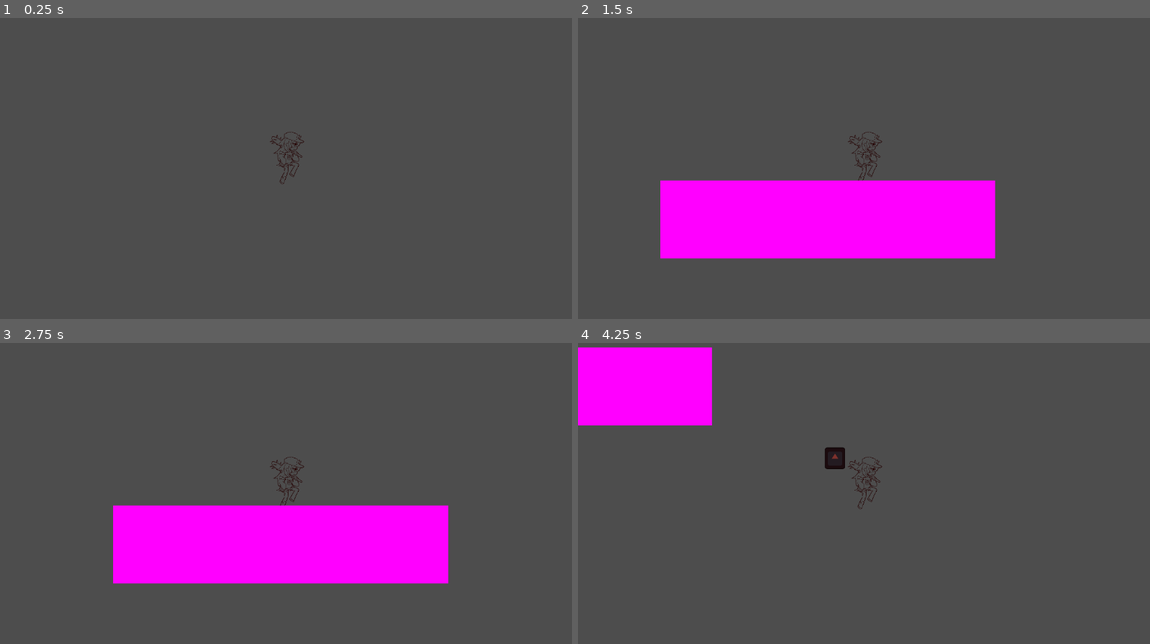
Above: before the commit, frames 1-4 (two rows, left to right).
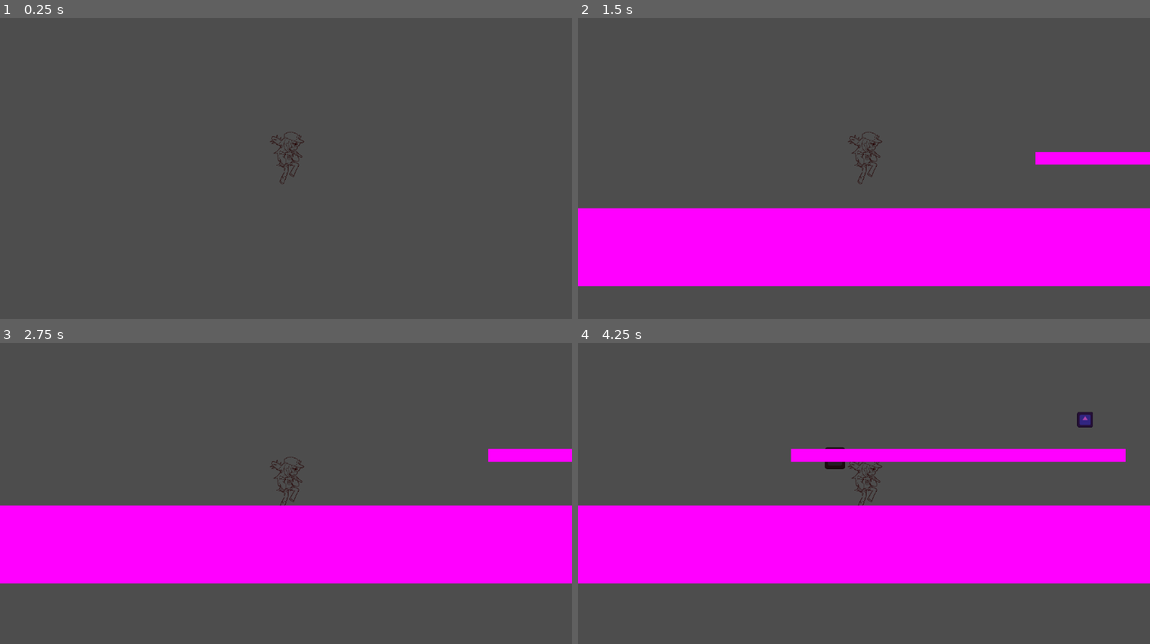
Above: after the commit, the same moments.

Repository: salamey19/washingshoujo
Game: Godot game, scene res://levels/test_level.tscn
Same seed, same stepped clock (60 frames per second), same inputs: the game is played once before the commit and once after it. The engine's default icon, where the game draws it, is replaced by a stand-in: a white triangle on a blue panel in a dark square.
Inputs (mouse positions are in pixels of both pictures, inside the frame that each line leads up to):
- Up to frame 1 (0.25 s): no input
- Up to frame 2 (1.5 s): tap Enter at 0.5 s; move the mouse to (989, 141) at 0.52 s; press the mouse at (989, 141) at 0.53 s; hold D (move_right) from 0.53 s (still down); tap Space (jump) at 0.77 s; move the mouse to (749, 174) at 1.27 s; release the mouse at (749, 174) at 1.28 s; tap F (ability1) at 1.35 s
- Up to frame 3 (2.75 s): tap Space (jump) at 1.52 s; click (171, 499) at 1.55 s; move the mouse to (343, 412) at 2.02 s; release D (move_right) at 2.03 s; hold A (move_left) from 2.03 s (still down); hold G (ability2) from 2.03 s (still down); click (343, 412) at 2.3 s
- Up to frame 4 (4.25 s): move the mouse to (835, 547) at 2.77 s; release A (move_left) at 2.78 s; release G (ability2) at 2.78 s; hold D (move_right) from 2.78 s (still down); click (835, 547) at 2.85 s; tap Space (jump) at 3.02, 3.77 s; move the mouse to (1035, 532) at 3.52 s; press the mouse at (1035, 532) at 3.53 s; tap Shift (dash) at 3.6 s

The runs differ from the first frame. In frame 2, 23% of the frame differs, in the area x 0-100%, y 44-90%; in frame 3, 12%; in frame 4, 35%, in the area x 0-100%, y 1-80%.

Commit message:
added in basic attack, enemy health, and hitboxes, and some stuff.

Diff:
--- a/components/enemies/enemy_test.tscn
+++ b/components/enemies/enemy_test.tscn
@@ -1,3 +1,23 @@
-[gd_scene format=3 uid="uid://u8k2tv6oynmo"]
+[gd_scene load_steps=5 format=3 uid="uid://u8k2tv6oynmo"]
+
+[ext_resource type="PackedScene" uid="uid://c3g3ql5wm0e6d" path="res://components/enemies/health_component.tscn" id="1_e308y"]
+[ext_resource type="PackedScene" uid="uid://b37ihixhmavi6" path="res://components/enemies/hitbox_component.tscn" id="2_pdyvj"]
+[ext_resource type="Texture2D" uid="uid://cvbjbibja0uc5" path="res://icon.svg" id="3_agcj8"]
+
+[sub_resource type="RectangleShape2D" id="RectangleShape2D_45gcl"]
 
 [node name="EnemyTest" type="Node2D"]
+
+[node name="HealthComponent" parent="." instance=ExtResource("1_e308y")]
+
+[node name="HitboxComponent" parent="." node_paths=PackedStringArray("health_component") groups=["Enemy"] instance=ExtResource("2_pdyvj")]
+health_component = NodePath("../HealthComponent")
+
+[node name="CollisionShape2D" type="CollisionShape2D" parent="HitboxComponent"]
+shape = SubResource("RectangleShape2D_45gcl")
+
+[node name="Sprite2D" type="Sprite2D" parent="."]
+modulate = Color(0.688022, 0.26524, 0.668316, 1)
+position = Vector2(4.76837e-07, -4.76837e-07)
+scale = Vector2(0.179688, 0.175781)
+texture = ExtResource("3_agcj8")
--- /dev/null
+++ b/components/enemies/health_component.gd
@@ -0,0 +1,20 @@
+extends Node2D
+class_name HealthComponent
+
+@export var MAX_HEALTH : int = 1
+var health : int
+
+# Called when the node enters the scene tree for the first time.
+func _ready() -> void:
+	health = MAX_HEALTH
+
+
+func damage(amount : int) -> void:
+	print("ouch")
+	health -= amount
+
+	if health <= 0:
+		die()
+
+func die() -> void:
+	get_parent().queue_free()
--- /dev/null
+++ b/components/enemies/health_component.tscn
@@ -0,0 +1,6 @@
+[gd_scene load_steps=2 format=3 uid="uid://c3g3ql5wm0e6d"]
+
+[ext_resource type="Script" path="res://components/enemies/health_component.gd" id="1_ktyk7"]
+
+[node name="HealthComponent" type="Node2D"]
+script = ExtResource("1_ktyk7")
--- /dev/null
+++ b/components/enemies/hitbox_component.gd
@@ -0,0 +1,8 @@
+extends Area2D
+
+@export var health_component : HealthComponent
+
+
+func damage(amount : int) -> void:
+	if health_component:
+		health_component.damage(amount)
--- /dev/null
+++ b/components/enemies/hitbox_component.tscn
@@ -0,0 +1,8 @@
+[gd_scene load_steps=2 format=3 uid="uid://b37ihixhmavi6"]
+
+[ext_resource type="Script" path="res://components/enemies/hitbox_component.gd" id="1_3s35w"]
+
+[node name="HitboxComponent" type="Area2D"]
+collision_layer = 2
+collision_mask = 2
+script = ExtResource("1_3s35w")
--- a/components/player/abilities.gd
+++ b/components/player/abilities.gd
@@ -53,7 +53,10 @@
 	if player.is_on_beat and !ability_used_this_beat:
 		if event.is_action_pressed("attack"):
 			#do basic attack bonk
+			if player.abilities_animation_player.is_playing():
+				player.abilities_animation_player.stop()
 			print("basic attack")
+			player.abilities_animation_player.play("basic_attack")
 			ability_used_this_beat = true
 		if player.current_charges > 0:
 			if event.is_action_pressed("ability1"):
@@ -73,13 +76,10 @@
 	pass
 
 
-# Called every frame. 'delta' is the elapsed time since the previous frame.
-func _process(delta: float) -> void:
-	pass
-
 
 #if trans deal more damage? maybe
-func _on_basic_attack_area_body_entered(body: Node2D) -> void:
-	if body.is_in_group("Enemy"):
-		if body.has_method("hurt"):
-			body.hurt(basic_attack_damage)
+
+func _on_basic_attack_area_area_entered(area: Area2D) -> void:
+	if area.is_in_group("Enemy"):
+		if area.has_method("damage"):
+			area.damage(basic_attack_damage)
--- a/components/player/player.gd
+++ b/components/player/player.gd
@@ -9,6 +9,7 @@
 var dashed_this_beat : bool = false
 
 @onready var animation_player: AnimationPlayer = $AnimationPlayer
+@onready var abilities_animation_player: AnimationPlayer = $AbilitiesAnimationPlayer
 
 # Get the gravity from the project settings to be synced with RigidBody nodes.
 var gravity: int = ProjectSettings.get_setting("physics/2d/default_gravity")
--- a/components/player/player.tscn
+++ b/components/player/player.tscn
@@ -1,5 +1,6 @@
-[gd_scene load_steps=10 format=3 uid="uid://bgoiy1vdujhr"]
+[gd_scene load_steps=11 format=3 uid="uid://bgoiy1vdujhr"]
 
+[ext_resource type="Texture2D" uid="uid://cvbjbibja0uc5" path="res://icon.svg" id="1_1hn02"]
 [ext_resource type="Script" path="res://components/player/player.gd" id="1_vyv0g"]
 [ext_resource type="Texture2D" uid="uid://cwrlgy7s2tg7h" path="res://art/2d/player/jump_up.png" id="2_7d4c1"]
 [ext_resource type="Script" path="res://components/player/abilities.gd" id="3_4170l"]
@@ -25,38 +26,14 @@
 tracks/1/type = "value"
 tracks/1/imported = false
 tracks/1/enabled = true
-tracks/1/path = NodePath("Weapon/BasicAttackArea/CollisionShape2D:position")
+tracks/1/path = NodePath("Weapon/BasicAttackArea/Sprite2D:visible")
 tracks/1/interp = 1
 tracks/1/loop_wrap = true
 tracks/1/keys = {
 "times": PackedFloat32Array(0),
 "transitions": PackedFloat32Array(1),
-"update": 0,
-"values": [Vector2(28, 1)]
-}
-tracks/2/type = "value"
-tracks/2/imported = false
-tracks/2/enabled = true
-tracks/2/path = NodePath("Weapon/BasicAttackArea/CollisionShape2D:rotation")
-tracks/2/interp = 1
-tracks/2/loop_wrap = true
-tracks/2/keys = {
-"times": PackedFloat32Array(0),
-"transitions": PackedFloat32Array(1),
-"update": 0,
-"values": [0.0]
-}
-tracks/3/type = "value"
-tracks/3/imported = false
-tracks/3/enabled = true
-tracks/3/path = NodePath("Weapon/BasicAttackArea/CollisionShape2D:disabled")
-tracks/3/interp = 1
-tracks/3/loop_wrap = true
-tracks/3/keys = {
-"times": PackedFloat32Array(0),
-"transitions": PackedFloat32Array(1),
 "update": 1,
-"values": [true]
+"values": [false]
 }
 
 [sub_resource type="Animation" id="Animation_rm1v6"]
@@ -77,7 +54,7 @@
 
 [sub_resource type="Animation" id="Animation_hcoej"]
 resource_name = "basic_attack"
-length = 0.7
+length = 0.5
 tracks/0/type = "value"
 tracks/0/imported = false
 tracks/0/enabled = true
@@ -109,10 +86,22 @@
 tracks/2/interp = 1
 tracks/2/loop_wrap = true
 tracks/2/keys = {
-"times": PackedFloat32Array(0, 0.7),
+"times": PackedFloat32Array(0, 0.5),
 "transitions": PackedFloat32Array(1, 1),
 "update": 1,
 "values": [false, true]
+}
+tracks/3/type = "value"
+tracks/3/imported = false
+tracks/3/enabled = true
+tracks/3/path = NodePath("Weapon/BasicAttackArea/Sprite2D:visible")
+tracks/3/interp = 1
+tracks/3/loop_wrap = true
+tracks/3/keys = {
+"times": PackedFloat32Array(0, 0.5),
+"transitions": PackedFloat32Array(1, 1),
+"update": 1,
+"values": [true, false]
 }
 
 [sub_resource type="AnimationLibrary" id="AnimationLibrary_hysdy"]
@@ -127,6 +116,7 @@
 
 [node name="Player" type="CharacterBody2D"]
 script = ExtResource("1_vyv0g")
+grace_max = 0.85
 
 [node name="CollisionShape2D" type="CollisionShape2D" parent="."]
 shape = SubResource("CapsuleShape2D_iew1x")
@@ -138,6 +128,11 @@
 flip_h = true
 
 [node name="AnimationPlayer" type="AnimationPlayer" parent="."]
+libraries = {
+"": SubResource("AnimationLibrary_hysdy")
+}
+
+[node name="AbilitiesAnimationPlayer" type="AnimationPlayer" parent="."]
 libraries = {
 "": SubResource("AnimationLibrary_hysdy")
 }
@@ -157,7 +152,14 @@
 shape = SubResource("RectangleShape2D_jxear")
 disabled = true
 
+[node name="Sprite2D" type="Sprite2D" parent="Weapon/BasicAttackArea"]
+visible = false
+modulate = Color(0.811765, 0.560784, 0.47451, 0.34902)
+position = Vector2(28, 0.999999)
+scale = Vector2(0.476563, 0.382813)
+texture = ExtResource("1_1hn02")
+
 [node name="Camera2D" type="Camera2D" parent="."]
 zoom = Vector2(1.39, 1.39)
 
-[connection signal="body_entered" from="Weapon/BasicAttackArea" to="Weapon" method="_on_basic_attack_area_body_entered"]
+[connection signal="area_entered" from="Weapon/BasicAttackArea" to="Weapon" method="_on_basic_attack_area_area_entered"]
--- a/levels/test_level.tscn
+++ b/levels/test_level.tscn
@@ -1,6 +1,7 @@
-[gd_scene load_steps=4 format=3 uid="uid://dckrm6hql7quq"]
+[gd_scene load_steps=5 format=3 uid="uid://dckrm6hql7quq"]
 
 [ext_resource type="PackedScene" uid="uid://bgoiy1vdujhr" path="res://components/player/player.tscn" id="1_l3xy2"]
+[ext_resource type="PackedScene" uid="uid://u8k2tv6oynmo" path="res://components/enemies/enemy_test.tscn" id="2_n075w"]
 
 [sub_resource type="RectangleShape2D" id="RectangleShape2D_8l8x7"]
 size = Vector2(486, 114)
@@ -10,15 +11,100 @@
 [node name="TestLevel" type="Node2D"]
 
 [node name="Player" parent="." instance=ExtResource("1_l3xy2")]
+position = Vector2(91, 359)
 
-[node name="StaticBody2D" type="StaticBody2D" parent="."]
-position = Vector2(0, 549)
+[node name="Floors" type="Node2D" parent="."]
 
-[node name="CollisionShape2D" type="CollisionShape2D" parent="StaticBody2D"]
+[node name="Floor" type="StaticBody2D" parent="Floors"]
+position = Vector2(0, 653)
+scale = Vector2(18.6, 1)
+
+[node name="CollisionShape2D" type="CollisionShape2D" parent="Floors/Floor"]
 position = Vector2(233, 47)
 shape = SubResource("RectangleShape2D_8l8x7")
 
-[node name="Sprite2D" type="Sprite2D" parent="StaticBody2D"]
+[node name="Sprite2D" type="Sprite2D" parent="Floors/Floor"]
 position = Vector2(232.5, 47.5)
 scale = Vector2(485, 113)
 texture = SubResource("PlaceholderTexture2D_jo71w")
+
+[node name="Floor2" type="StaticBody2D" parent="Floors"]
+position = Vector2(634, 564)
+scale = Vector2(1, 0.16)
+
+[node name="CollisionShape2D" type="CollisionShape2D" parent="Floors/Floor2"]
+position = Vector2(233, 47)
+shape = SubResource("RectangleShape2D_8l8x7")
+
+[node name="Sprite2D" type="Sprite2D" parent="Floors/Floor2"]
+position = Vector2(232.5, 47.5)
+scale = Vector2(485, 113)
+texture = SubResource("PlaceholderTexture2D_jo71w")
+
+[node name="Floor3" type="StaticBody2D" parent="Floors"]
+position = Vector2(1317, 484)
+scale = Vector2(1, 0.16)
+
+[node name="CollisionShape2D" type="CollisionShape2D" parent="Floors/Floor3"]
+position = Vector2(233, 47)
+shape = SubResource("RectangleShape2D_8l8x7")
+
+[node name="Sprite2D" type="Sprite2D" parent="Floors/Floor3"]
+position = Vector2(232.5, 47.5)
+scale = Vector2(485, 113)
+texture = SubResource("PlaceholderTexture2D_jo71w")
+
+[node name="Floor4" type="StaticBody2D" parent="Floors"]
+position = Vector2(2003, 450)
+scale = Vector2(1, 0.16)
+
+[node name="CollisionShape2D" type="CollisionShape2D" parent="Floors/Floor4"]
+position = Vector2(233, 47)
+shape = SubResource("RectangleShape2D_8l8x7")
+
+[node name="Sprite2D" type="Sprite2D" parent="Floors/Floor4"]
+position = Vector2(232.5, 47.5)
+scale = Vector2(485, 113)
+texture = SubResource("PlaceholderTexture2D_jo71w")
+
+[node name="Floor5" type="StaticBody2D" parent="Floors"]
+position = Vector2(2757, 450)
+scale = Vector2(2.87768, 2.00026)
+
+[node name="CollisionShape2D" type="CollisionShape2D" parent="Floors/Floor5"]
+position = Vector2(233, 47)
+shape = SubResource("RectangleShape2D_8l8x7")
+
+[node name="Sprite2D" type="Sprite2D" parent="Floors/Floor5"]
+position = Vector2(232.5, 47.5)
+scale = Vector2(485, 113)
+texture = SubResource("PlaceholderTexture2D_jo71w")
+
+[node name="Floor6" type="StaticBody2D" parent="Floors"]
+position = Vector2(4324, 492)
+scale = Vector2(0.44, 0.120002)
+
+[node name="CollisionShape2D" type="CollisionShape2D" parent="Floors/Floor6"]
+position = Vector2(233, 47)
+shape = SubResource("RectangleShape2D_8l8x7")
+
+[node name="Sprite2D" type="Sprite2D" parent="Floors/Floor6"]
+position = Vector2(232.5, 47.5)
+scale = Vector2(485, 113)
+texture = SubResource("PlaceholderTexture2D_jo71w")
+
+[node name="Floor7" type="StaticBody2D" parent="Floors"]
+position = Vector2(4661, 531)
+scale = Vector2(0.51999, 0.132306)
+
+[node name="CollisionShape2D" type="CollisionShape2D" parent="Floors/Floor7"]
+position = Vector2(233, 47)
+shape = SubResource("RectangleShape2D_8l8x7")
+
+[node name="Sprite2D" type="Sprite2D" parent="Floors/Floor7"]
+position = Vector2(232.5, 47.5)
+scale = Vector2(485, 113)
+texture = SubResource("PlaceholderTexture2D_jo71w")
+
+[node name="EnemyTest" parent="." instance=ExtResource("2_n075w")]
+position = Vector2(1050, 520)
